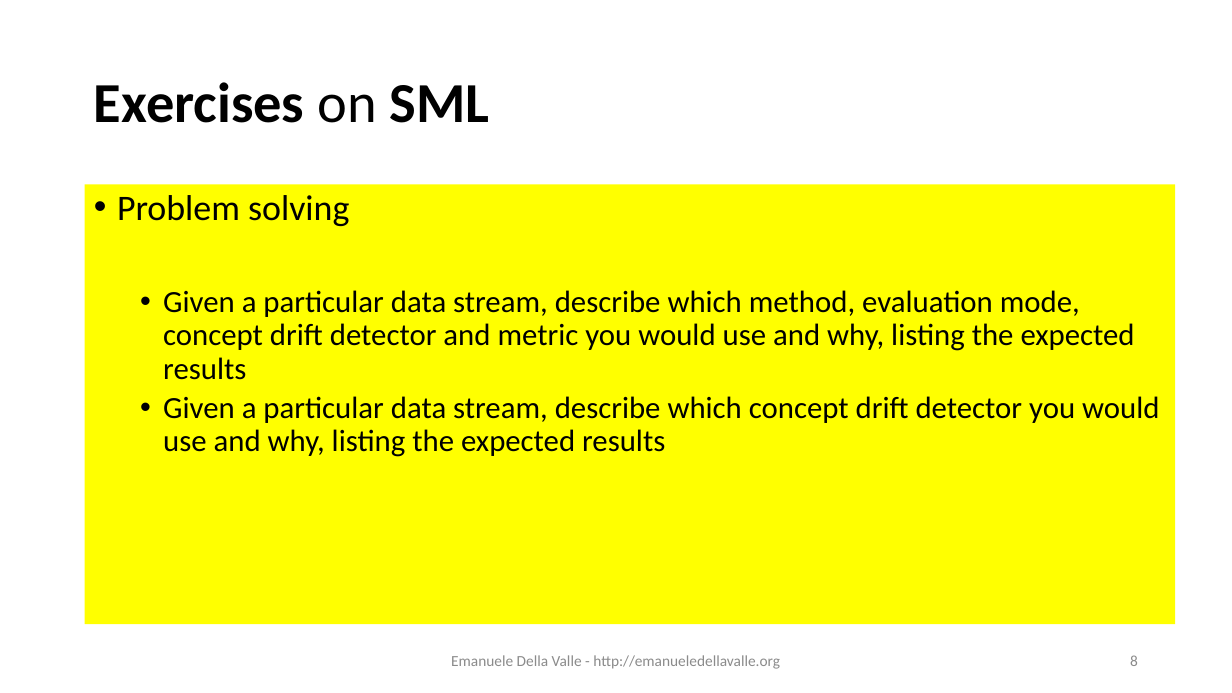
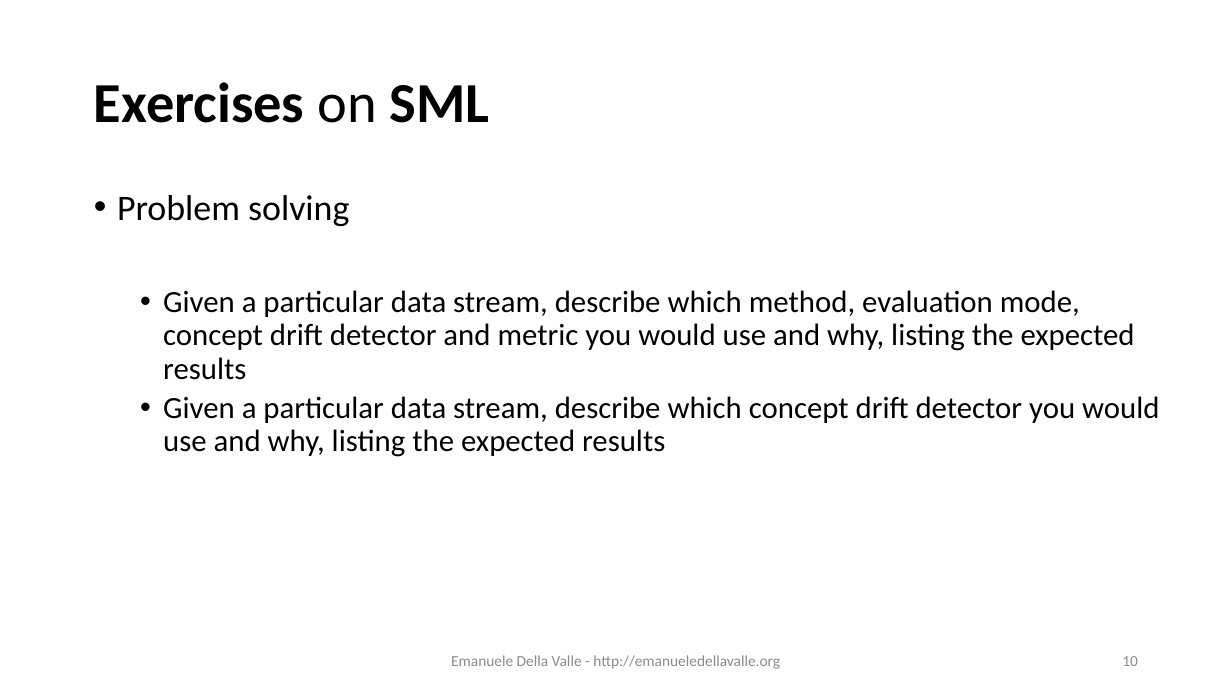
Before and after one commit to eugeniovaretti/streaming-data-analytics, a slide deck: slide 10 of lectures/11_SDS_exam-preview/11_Streaming-Data-Science_exam-preview.pptx (slide 8 before the commit). Drawn at 1232x693 pixels with LibreOffice and Linux fonts; fonts in the diff are those of the drawing. Boxes give left, top, right and bottom in pixels: in the first picture for what was removed or moved away, otherwise in the second. Text is boxed around its words. In the diff, an @@ line names an element or a change of style, - is before the commit and + after.

```diff
--- a/lectures/11_SDS_exam-preview/11_Streaming-Data-Science_exam-preview.pptx
+++ b/lectures/11_SDS_exam-preview/11_Streaming-Data-Science_exam-preview.pptx
@@ text "Problem solving": place and size @@
-text "Problem solving" at box(85, 185, 1176, 625)
+text "Problem solving" at box(117, 195, 1159, 457)
@@ text "Problem solving" at box(117, 195, 1159, 457): fill #FFFF00 to none @@
@@ page number at box(1122, 656, 1138, 666): text changed @@
-8
+10
```
Also in this commit, not shown: 7 other slides changed, 3 slides added.
